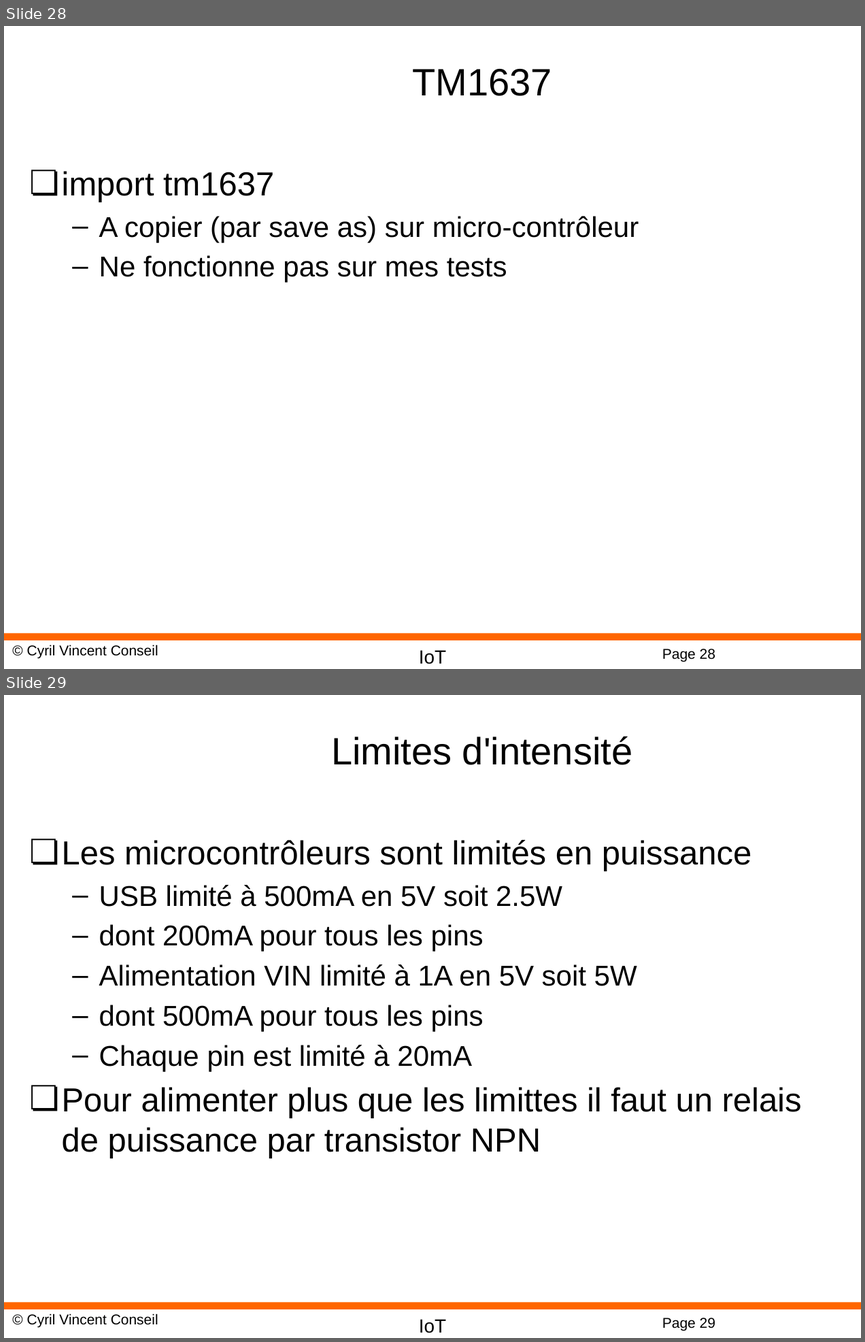
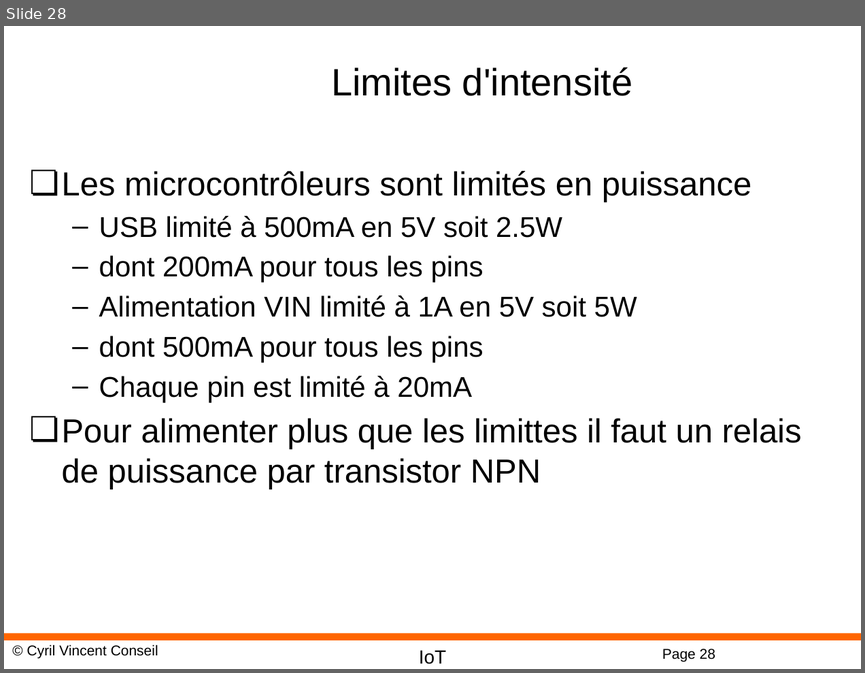
Before and after one commit to cyrilvincent/IoT, a slide deck: ppt/IoT19-MicropythonDev.pptx. Shown one above the other, each under a label of ours: slides 28 and 29 before the commit, slide 28 after it. The pictures are 865x1342 and 865x673 pixels, drawn with LibreOffice and Linux fonts; fonts in the diff are those of the drawing; background and template pictures are left out. Boxes give left, top, right and bottom in pixels: in the first picture for what was removed or moved away, otherwise in the second. Text is boxed around its words. In the diff, an @@ line names an element or a change of style, - is before the commit and + after.

```diff
--- a/ppt/IoT19-MicropythonDev.pptx
+++ b/ppt/IoT19-MicropythonDev.pptx
@@ slide 28 removed at bbox=[4, 26, 861, 669], background #FFFFFF; not listed: 4 template elements that a slide beside it also shows @@
@@ title removed at bbox=[412, 69, 551, 96] @@
-TM1637
@@ text removed at bbox=[62, 171, 638, 282] @@
-❏ import tm1637
-  – A copier (par save as) sur micro-contrôleur
-  – Ne fonctionne pas sur mes tests
@@ what was slide 29 is now slide 28 @@
@@ page number at bbox=[662, 648, 715, 661]: text changed @@
-Page 29
+Page 28
```
Also in this commit, not shown: 2 slides changed, 24 other files.
